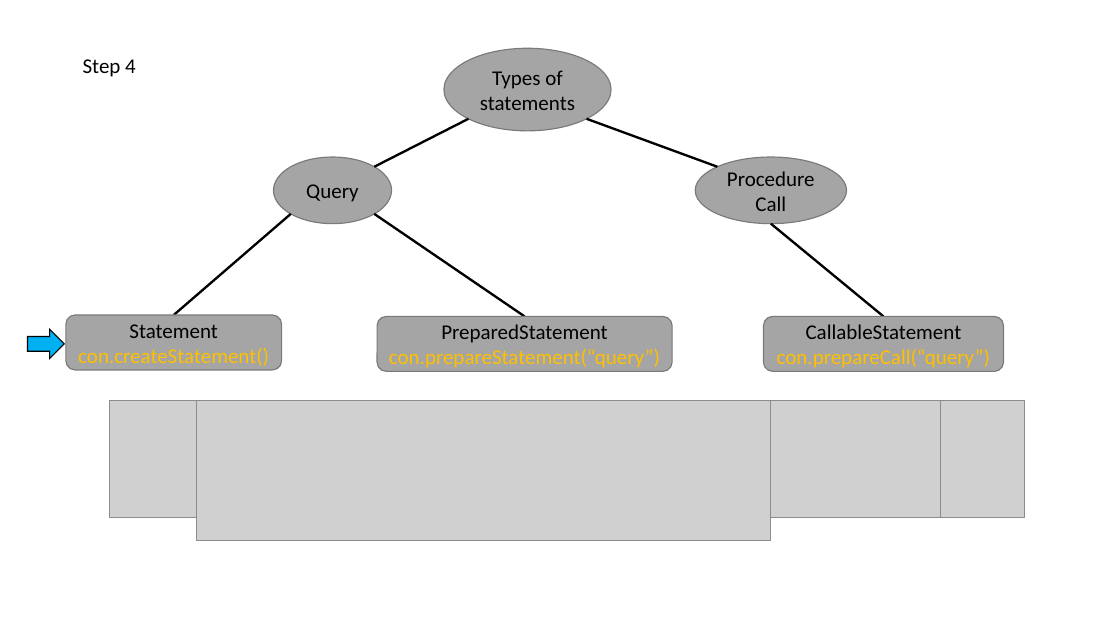
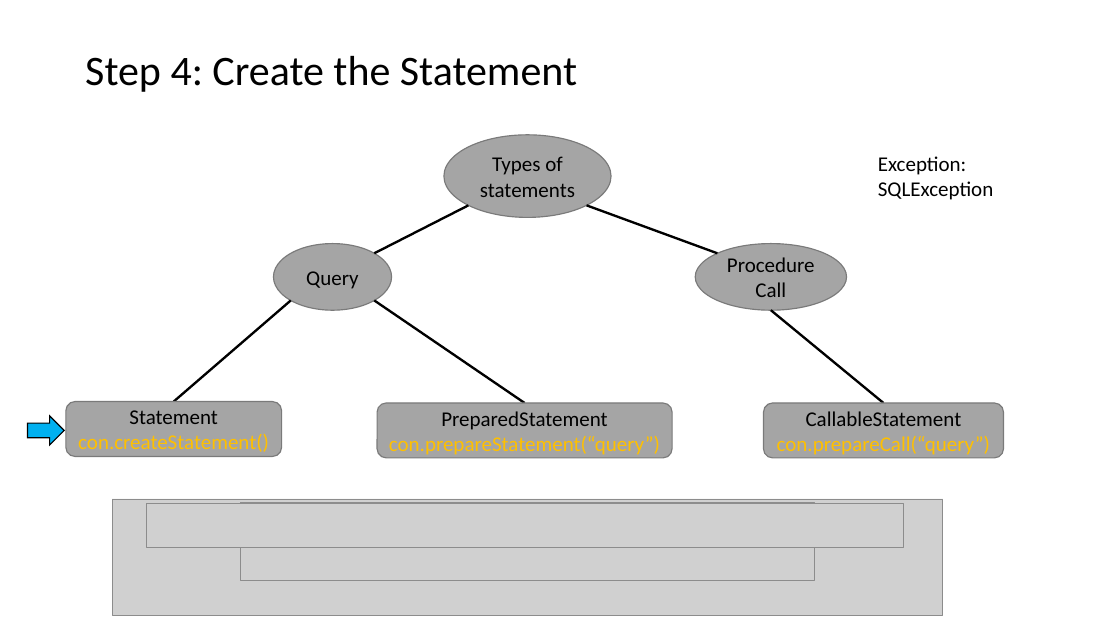
Before and after one commit to psp2108/JDBC_demo, a slide deck: slide 8 of JDBC_PPT/JDBC.pptx. Drawn at 1120x630 pixels with LibreOffice and Linux fonts; fonts in the diff are those of the drawing; grey boxes stand for pictures. Boxes give left, top, right and bottom in pixels: in the first picture for what was removed or moved away, otherwise in the second. Text is boxed around its words. In the diff, an @@ line names an element or a change of style, - is before the commit and + after.

```diff
--- a/JDBC_PPT/JDBC.pptx
+++ b/JDBC_PPT/JDBC.pptx
@@ text at <box>85,56,577,92</box>: text changed; size 18 to 36 pt @@
-Step 4
+Step 4: Create the Statement
@@ text added at <box>878,156,993,200</box>, 18 pt, text #000000 @@
+Exception:
+SQLException
@@ 5 lines, 3 ellipses, 3 rounded rectangles, 1 right arrow: place and size @@
-5 lines, 3 ellipses, 3 rounded rectangles, 1 right arrow at <box>28,48,1004,371</box>
+5 lines, 3 ellipses, 3 rounded rectangles, 1 right arrow at <box>28,135,1004,458</box>
@@ picture: place and size @@
-picture at <box>109,401,940,518</box>
+picture at <box>112,499,943,616</box>
@@ picture: place and size @@
-picture at <box>124,401,1025,518</box>
+picture at <box>146,504,903,549</box>
@@ picture: place and size @@
-picture at <box>197,401,771,540</box>
+picture at <box>240,502,815,581</box>
```
Also in this commit, not shown: 11 other slides changed, 4 slides added, 3 slides removed.
